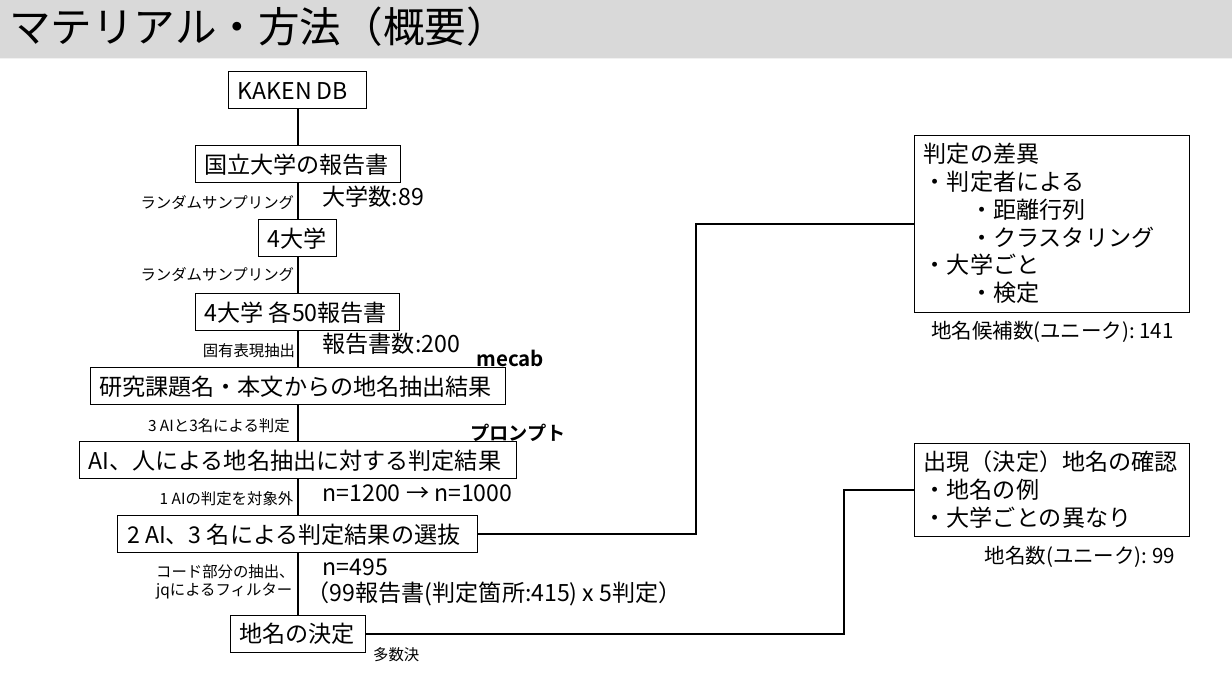
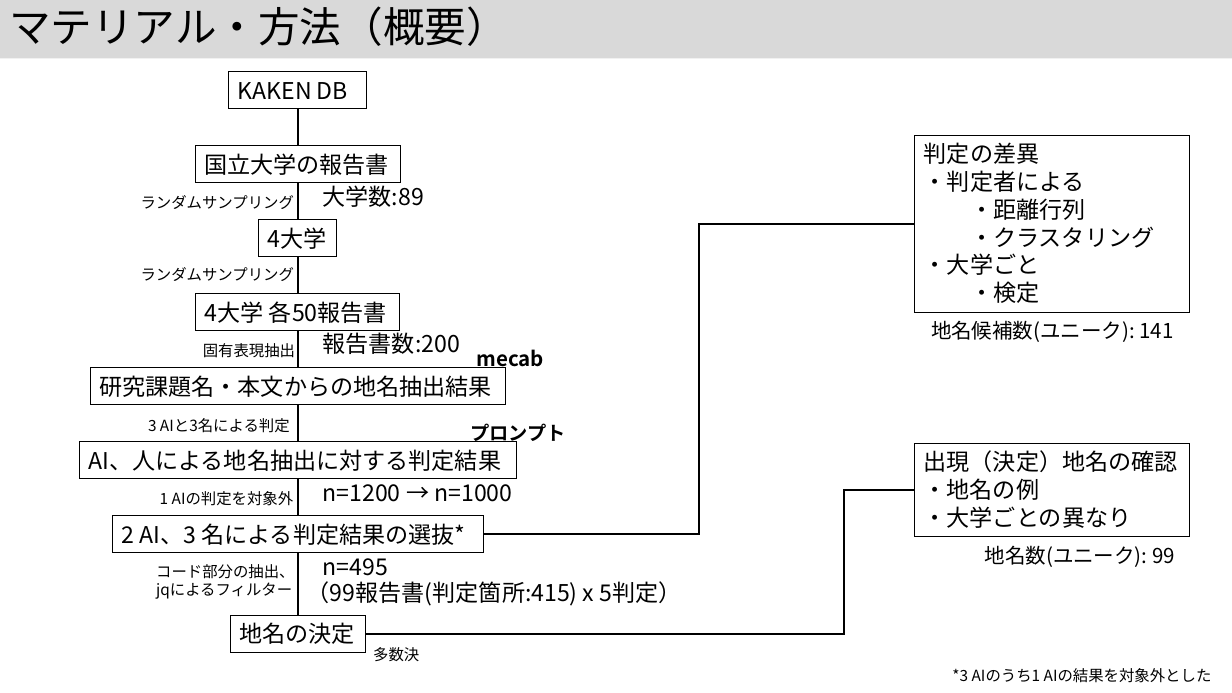
Before and after one commit to kouamano/nihongo-region-name-extract, a slide deck: slide 8 of jsik2026taikai_rev.pptx. Drawn at 1232x693 pixels with LibreOffice and Linux fonts; fonts in the diff are those of the drawing. Boxes give left, top, right and bottom in pixels: in the first picture for what was removed or moved away, otherwise in the second. Text is boxed around its words. In the diff, an @@ line names an element or a change of style, - is before the commit and + after.

Commit message:
rev

```diff
--- a/jsik2026taikai_rev.pptx
+++ b/jsik2026taikai_rev.pptx
@@ elbow line moved from (478, 534) - (915, 224) to (483, 534) - (915, 224) @@
@@ rectangle "2 AI、3 名による判定結果の選抜*": place and size @@
-rectangle "2 AI、3 名による判定結果の選抜*" at [118,516,478,553]
+rectangle "2 AI、3 名による判定結果の選抜*" at [113,516,483,553]
@@ text in rectangle at [121,523,465,545]: text changed @@
-2 AI、3 名による判定結果の選抜
+2 AI、3 名による判定結果の選抜*
@@ text added at [952,668,1212,683], 12 pt, text #000000 @@
+*3 AIのうち1 AIの結果を対象外とした
```
Also in this commit, not shown: 4 other slides changed.
